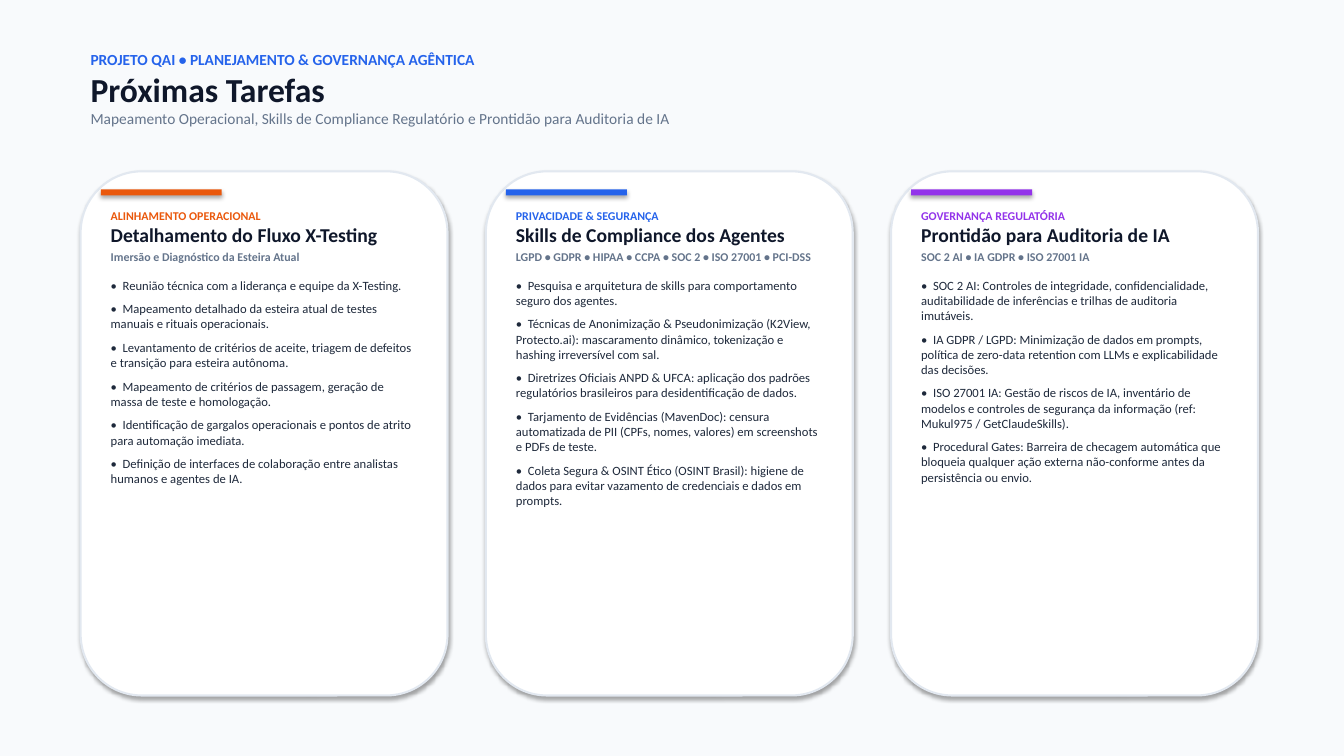
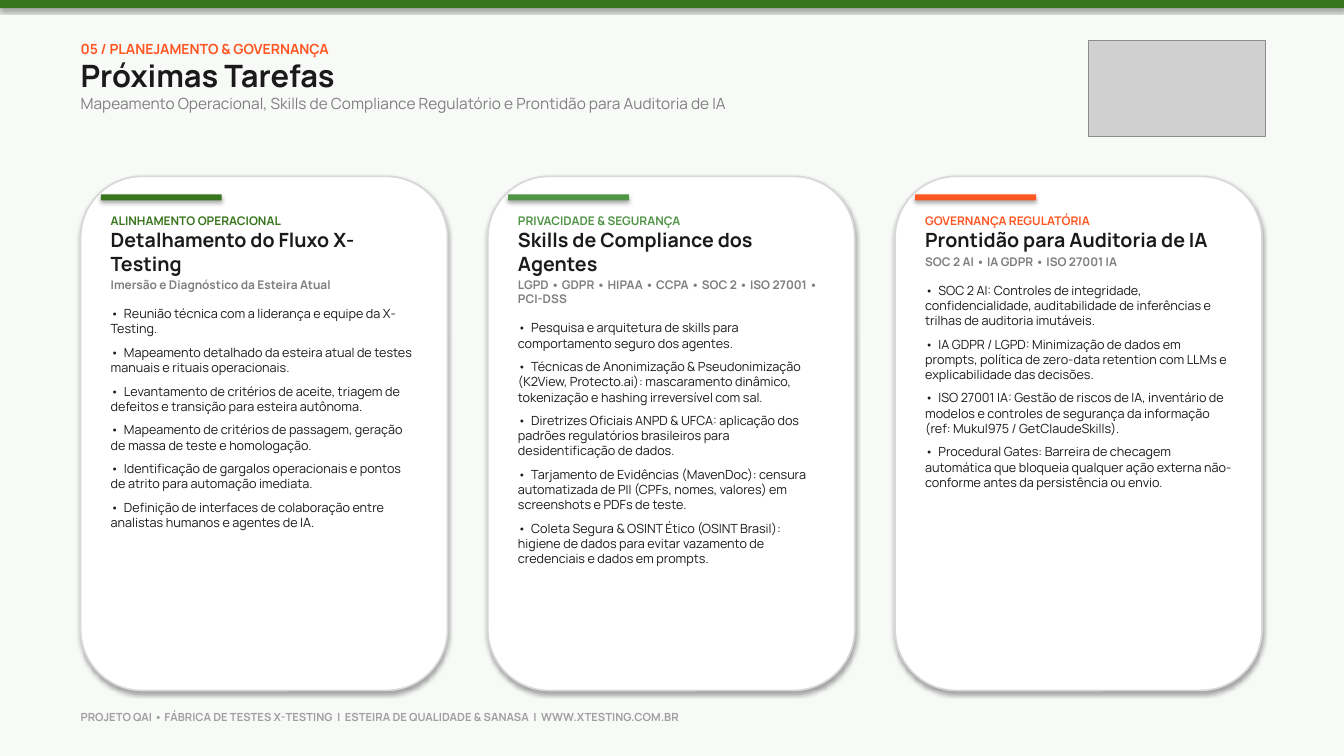
Before and after one commit to labsclaw/openclaw-x-integration, a slide deck: slide 5 of artifacts/x-testing/status-report-qai-2026-09.pptx. Drawn at 1344x756 pixels with LibreOffice and Linux fonts; fonts in the diff are those of the drawing; grey boxes stand for pictures. Boxes give left, top, right and bottom in pixels: in the first picture for what was removed or moved away, otherwise in the second. Text is boxed around its words. In the diff, an @@ line names an element or a change of style, - is before the commit and + after.

Commit message:
style(x-testing): apply official X-Testing visual identity (Raleway font, brand green palette, and official logo)

```diff
--- a/artifacts/x-testing/status-report-qai-2026-09.pptx
+++ b/artifacts/x-testing/status-report-qai-2026-09.pptx
@@ rectangle at (0,0,1344,756): fill #F8FAFC to #F8FAF8 @@
@@ rectangle added at (0,0,1344,8), fill #38761D @@
@@ text at (81,43,328,58): text changed; size 11 to 10 pt; font Calibri to Manrope; text colour #2563EB to #FF5722 @@
-PROJETO QAI • PLANEJAMENTO & GOVERNANÇA AGÊNTICA
+05 / PLANEJAMENTO & GOVERNANÇA
@@ picture added at (1089,40,1265,136) @@
@@ text at (81,62,725,113): size 24 to 22 pt, text colour #0F172A to #1A1A1A in "Próximas Tarefas"; font Calibri to Manrope in "Próximas Tarefas", "Mapeamento Operacional, Skills de Compliance Regulatório e ..."; text colour #64748B to #7F7F7F in "Mapeamento Operacional, Skills de Compliance Regulatório e ..." @@
@@ rounded rectangle: place and size @@
-rounded rectangle at (486,171,853,696)
+rounded rectangle at (81,176,448,691)
@@ rounded rectangle at (81,176,448,691): outline #E2E8F0 1.5 pt to #D8D8D8 1.2 pt @@
@@ rounded rectangle removed at (81,171,448,696) @@
@@ rounded rectangle at (488,176,855,691): outline #E2E8F0 1.5 pt to #D8D8D8 1.2 pt @@
@@ rounded rectangle: place and size @@
-rounded rectangle at (891,171,1258,696)
+rounded rectangle at (488,176,855,691)
@@ rounded rectangle added at (895,176,1262,691), fill #FFFFFF, outline #D8D8D8 1.2 pt @@
@@ text "ALINHAMENTO OPERACIONAL" at (111,216,412,531): font Calibri to Manrope; text colour #EA580C to #38761D in "ALINHAMENTO OPERACIONAL"; text colour #0F172A to #1A1A1A in "Detalhamento do Fluxo X-Testing"; text colour #64748B to #7F7F7F in "Imersão e Diagnóstico da Esteira Atual"; text colour #1E293B to #1A1A1A in "• Reunião técnica com a liderança e ...", "• Mapeamento detalhado da esteira atual de ...", "• Levantamento de critérios de aceite, triagem ...", "• Mapeamento de critérios de passagem, geração ..." and 2 more places @@
@@ rectangle: place and size @@
-rectangle at (506,190,627,196)
+rectangle at (101,195,222,201)
@@ rectangle at (101,195,222,201): fill #2563EB to #38761D @@
@@ rectangle removed at (101,190,222,196) @@
@@ text "PRIVACIDADE & SEGURANÇA" at (518,216,807,566): font Calibri to Manrope; text colour #2563EB to #509546 in "PRIVACIDADE & SEGURANÇA"; text colour #0F172A to #1A1A1A in "Skills de Compliance dos Agentes"; text colour #64748B to #7F7F7F in "LGPD • GDPR • HIPAA • CCPA ..."; text colour #1E293B to #1A1A1A in "• Pesquisa e arquitetura de skills para ...", "• Técnicas de Anonimização & Pseudonimização (K2View, ...", "• Diretrizes Oficiais ANPD & UFCA: aplicação ...", "• Tarjamento de Evidências (MavenDoc): censura automatizada ..." and 1 more places @@
@@ rectangle: place and size @@
-rectangle at (911,190,1032,196)
+rectangle at (508,195,629,201)
@@ rectangle at (508,195,629,201): fill #9333EA to #509546 @@
@@ text "GOVERNANÇA REGULATÓRIA" at (925,214,1231,490): font Calibri to Manrope; text colour #9333EA to #FF5722 in "GOVERNANÇA REGULATÓRIA"; text colour #0F172A to #1A1A1A in "Prontidão para Auditoria de IA"; text colour #64748B to #7F7F7F in "SOC 2 AI • IA GDPR • ..."; text colour #1E293B to #1A1A1A in "• SOC 2 AI: Controles de integridade, ...", "• IA GDPR / LGPD: Minimização de ...", "• ISO 27001 IA: Gestão de riscos ...", "• Procedural Gates: Barreira de checagem automática ..." @@
@@ rectangle added at (915,195,1036,201), fill #FF5722 @@
@@ text added at (81,711,678,721), 8 pt, text #A0A0A0, bold @@
+PROJETO QAI • FÁBRICA DE TESTES X-TESTING | ESTEIRA DE QUALIDADE & SANASA | WWW.XTESTING.COM.BR
```
Also in this commit, not shown: 4 other slides changed, 3 other files.
